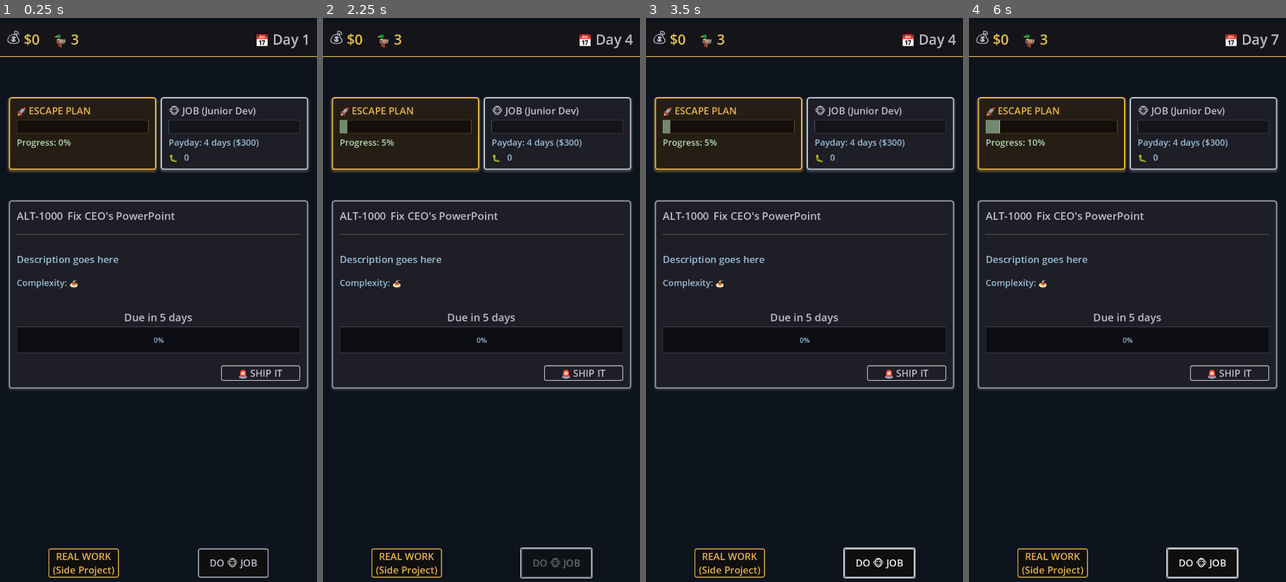
Above: before the commit, frames 1-4 (left to right).
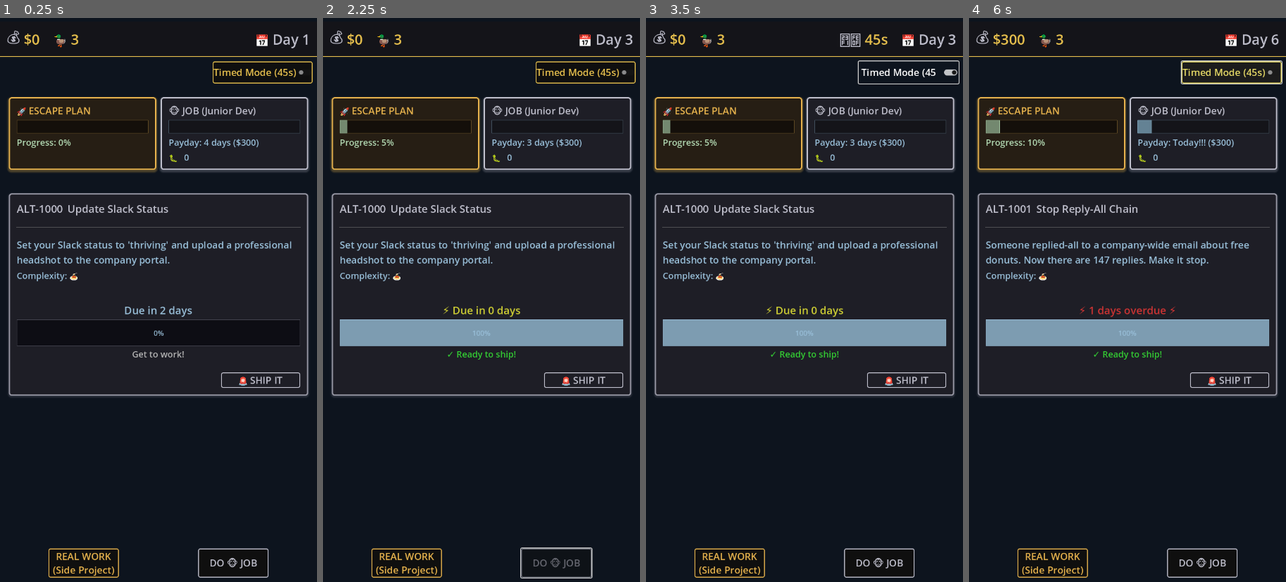
Above: after the commit, the same moments.

Repository: lmchoi/alt-f-this
Game: Godot game, scene res://scenes/game_ui.tscn
Same seed, same stepped clock (60 frames per second), same inputs: the game is played once before the commit and once after it.
Inputs (mouse positions are in pixels of both pictures, inside the frame that each line leads up to):
- Up to frame 1 (0.25 s): no input
- Up to frame 2 (2.25 s): click "🚨 SHIP IT" at 0.5 s; click "REAL WORK (Side Project)" at 1.25 s; click "DO 🐵 JOB" at 2 s
- Up to frame 3 (3.5 s): click (909, 74) at 2.75 s, where only the run after the commit has a clickable "Timed Mode (45s)"
- Up to frame 4 (6 s): click "🚨 SHIP IT" at 3.5 s; click "REAL WORK (Side Project)" at 4.25 s; click "DO 🐵 JOB" at 5 s; click (1232, 74) at 5.75 s, where only the run after the commit has a clickable "Timed Mode (45s)"

The runs differ from the first frame. In frame 1, 4.7% of the frame differs, in the area x 2-99%, y 7-68%; in frame 2, 8.6%; in frame 3, 9.0%; in frame 4, 9.5%, in the area x 2-99%, y 2-100%.
Error before the commit: Invalid access to property or key 'optics_warning_shown' on a base object of type 'Node (game_manager.gd)'. (res://scenes/game_ui.gd:24)

Commit message:
Update game_ui.gd to use unified signal handler
Replace 3 separate handlers with single _on_category_warning handler.

🤖 Generated with [Claude Code](https://claude.com/claude-code)

Co-Authored-By: Claude <noreply@anthropic.com>

Diff:
--- a/scenes/game_ui.gd
+++ b/scenes/game_ui.gd
@@ -21,9 +21,7 @@
 	GameManager.outage_consequence.connect(_on_outage_consequence)
 	GameManager.pip_warning_occurred.connect(_on_pip_warning)
 	GameManager.promotion_earned.connect(_on_promotion_earned)
-	GameManager.optics_warning_shown.connect(_on_optics_warning)
-	GameManager.critical_warning_shown.connect(_on_critical_warning)
-	GameManager.tech_debt_warning_shown.connect(_on_tech_debt_warning)
+	GameManager.category_warning_shown.connect(_on_category_warning)
 	GameManager.next_day.connect(_on_next_day)
 
 	$OutageDialog.outage_choice.connect(_on_outage_choice)
@@ -122,20 +120,12 @@
 	# Resume timer after dismissing gold-plating warning
 	TimedModeController.resume_timer()
 
-func _on_optics_warning(message: String):
-	TimedModeController.pause_timer()
-	$OpticsWarningDialog.show_optics_warning(message)
-
-func _on_critical_warning(message: String):
-	TimedModeController.pause_timer()
-	$OpticsWarningDialog.show_optics_warning(message)
-
-func _on_tech_debt_warning(message: String):
+func _on_category_warning(message: String):
 	TimedModeController.pause_timer()
 	$OpticsWarningDialog.show_optics_warning(message)
 
 func _on_category_warning_acknowledged():
-	# Resume timer after acknowledging category warning (optics/critical/tech_debt)
+	# Resume timer after acknowledging category warning
 	TimedModeController.resume_timer()
 
 func _on_timer_expired():
